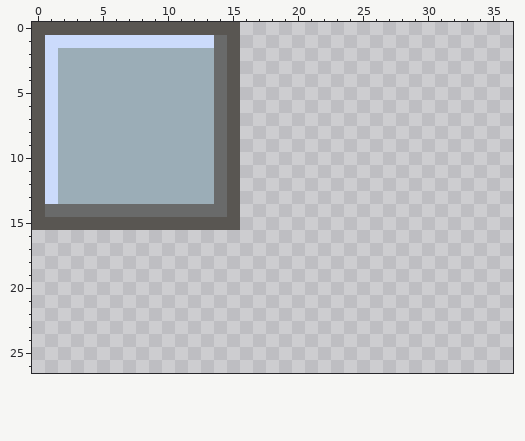
Two versions of one pixel-art file, src/level/level.aseprite. This is how it looked before the edit.
256x256 pixels, 1 frame. Shown: x 0..36, y 0..26.
And afterwards:
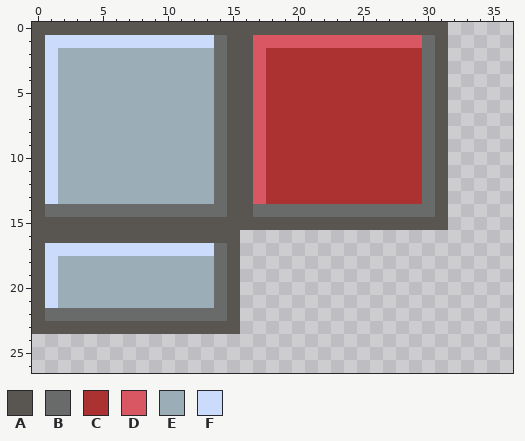
Palette (. is transparent): A #595652  B #696a6a  C #ac3232  D #d95763  E #9badb7  F #cbdbfc
Diff:
y 0: x 16..31 ................ -> AAAAAAAAAAAAAAAA
y 1: x 16..31 ................ -> ADDDDDDDDDDDDDBA
y 2..13: x 16..31 ................ -> ADCCCCCCCCCCCCBA
y 14: x 16..31 ................ -> ABBBBBBBBBBBBBBA
y 15: x 16..31 ................ -> AAAAAAAAAAAAAAAA
y 16: x 0..15 ................ -> AAAAAAAAAAAAAAAA
y 17: x 0..15 ................ -> AFFFFFFFFFFFFFBA
y 18..21: x 0..15 ................ -> AFEEEEEEEEEEEEBA
y 22: x 0..15 ................ -> ABBBBBBBBBBBBBBA
y 23: x 0..15 ................ -> AAAAAAAAAAAAAAAA
